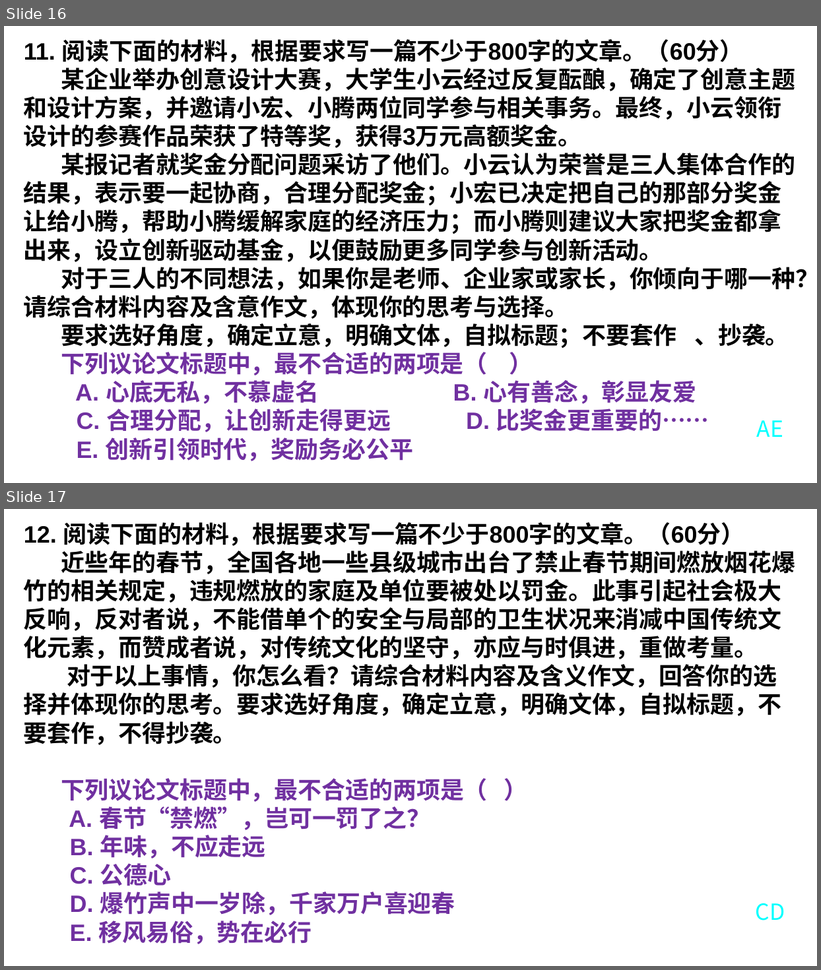
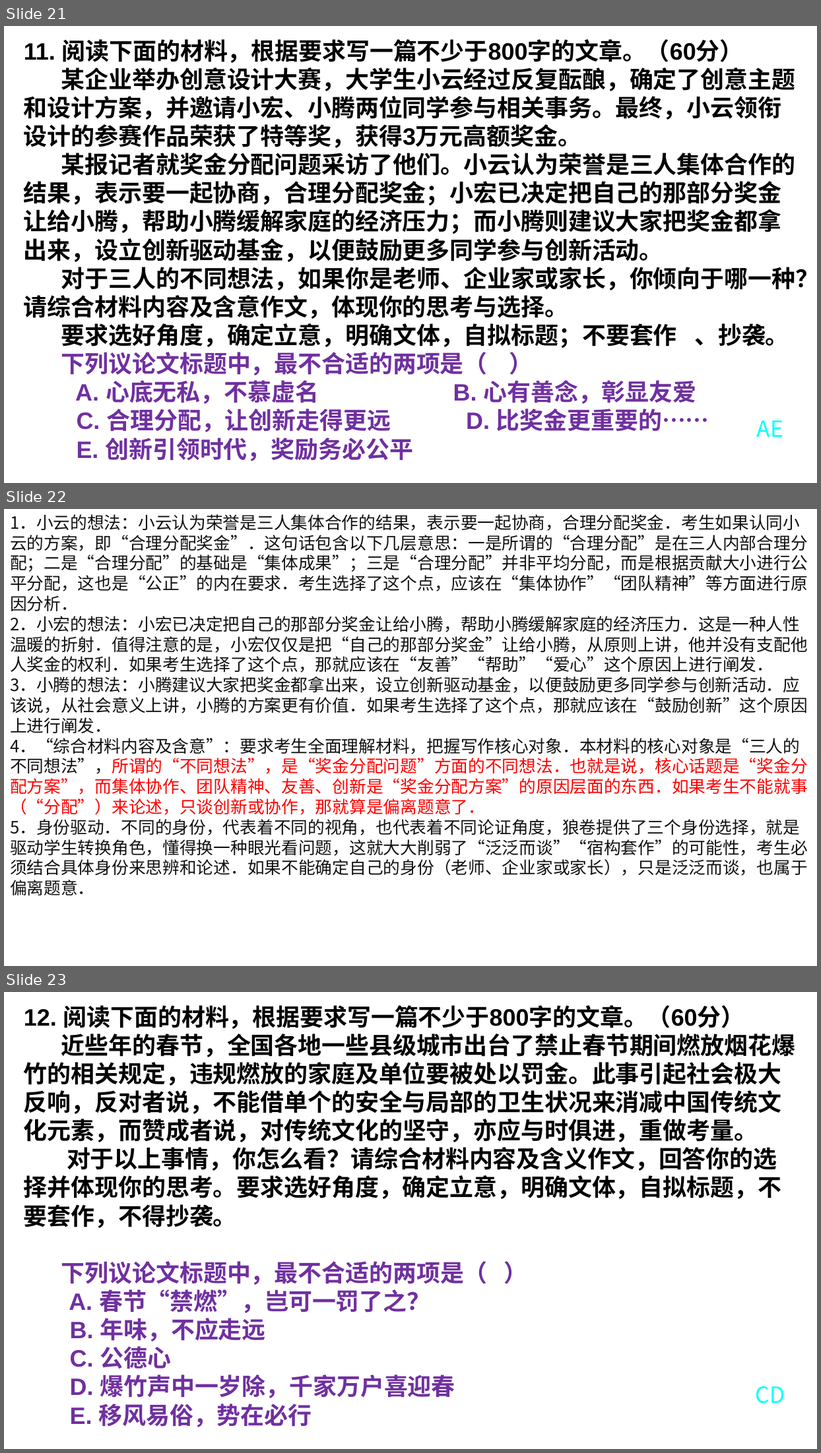
Before and after one commit to saddestboy/yuwen2, a slide deck: 湘语文任务驱动型时评作文拟题立意训练（选择题 ）.pptx. Shown one above the other, each under a label of ours: slides 16 and 17 before the commit, slides 21, 22 and 23 after it. The pictures are 821x970 and 821x1453 pixels, drawn with LibreOffice and Linux fonts; fonts in the diff are those of the drawing; background and template pictures are left out. Boxes give left, top, right and bottom in pixels: in the first picture for what was removed or moved away, otherwise in the second. Text is boxed around its words. In the diff, an @@ line names an element or a change of style, - is before the commit and + after.

```diff
--- a/湘语文任务驱动型时评作文拟题立意训练（选择题 ）.pptx
+++ b/湘语文任务驱动型时评作文拟题立意训练（选择题 ）.pptx
@@ slide 22 added at box(4, 509, 817, 966), background picture (left out) @@
@@ text added at box(10, 514, 808, 896), 20 pt, text #111111 @@
+1．小云的想法：小云认为荣誉是三人集体合作的结果，表示要一起协商，合理分配奖金．考生如果认同小云的方案，即“合理分配奖金”．这句话包含以下几层意思：一是所谓的“合理分配”是在三人内部合理分配；二是“合理分配”的基础是“集体成果”；三是“合理分配”并非平均分配，而是根据贡献大小进行公平分配，这也是“公正”的内在要求．考生选择了这个点，应该在“集体协作”“团队精神”等方面进行原因分析．
+2．小宏的想法：小宏已决定把自己的那部分奖金让给小腾，帮助小腾缓解家庭的经济压力．这是一种人性温暖的折射．值得注意的是，小宏仅仅是把“自己的那部分奖金”让给小腾，从原则上讲，他并没有支配他人奖金的权利．如果考生选择了这个点，那就应该在“友善”“帮助”“爱心”这个原因上进行阐发．
+3．小腾的想法：小腾建议大家把奖金都拿出来，设立创新驱动基金，以便鼓励更多同学参与创新活动．应该说，从社会意义上讲，小腾的方案更有价值．如果考生选择了这个点，那就应该在“鼓励创新”这个原因上进行阐发．
+4．“综合材料内容及含意”：要求考生全面理解材料，把握写作核心对象．本材料的核心对象是“三人的不同想法”，所谓的“不同想法”，是“奖金分配问题”方面的不同想法．也就是说，核心话题是“奖金分配方案”，而集体协作、团队精神、友善、创新是“奖金分配方案”的原因层面的东西．如果考生不能就事（“分配”）来论述，只谈创新或协作，那就算是偏离题意了．
+5．身份驱动．不同的身份，代表着不同的视角，也代表着不同论证角度，狼卷提供了三个身份选择，就是驱动学生转换角色，懂得换一种眼光看问题，这就大大削弱了“泛泛而谈”“宿构套作”的可能性，考生必须结合具体身份来思辨和论述．如果不能确定自己的身份（老师、企业家或家长），只是泛泛而谈，也属于偏离题意．
@@ what was slide 16 is now slide 21 @@
@@ what was slide 17 is now slide 23 @@
```
Also in this commit, not shown: 9 other slides added, 1 other file.
